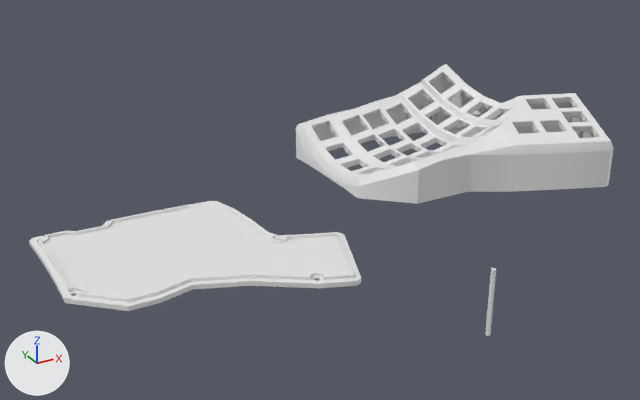
Before and after pictures for a commit that changed the Blender file left.blend.
Rendered twice from a camera (50 mm lens) standing at (-345.0, -468.0, 227.0) and looking at (-86.0, 3.0, -9.0). Arrows for +X, +Y and +Z are at lower left; the lights stay in place.

Objects in the first picture: 'Cylinder', 'Left_bottom_plate', 'left'.
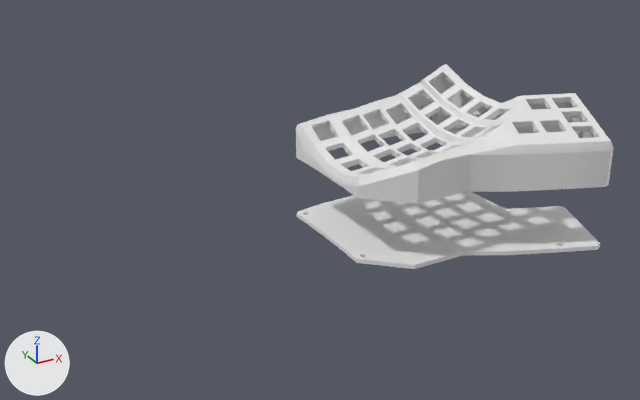
Commit message: removed 'betterbr buttom plate' going with default plate as it fits better, also increased the width of the plate to 0.3cm

Location of each change, [x1, y1, x2, y2] in pixels of the pictures (640 x 400 px):
'Left_bottom_plate', deleted
    before: [29, 201, 361, 311]
'bottom_left', added
    after: [297, 192, 600, 269]
'Cylinder', deleted
    before: [485, 268, 496, 336]

The change in detail:
Mesh me_bottom_right is new.
It has 573 vertices, 971 faces and spans x -105.0..74.0, y -86.0..69.0, z -1.0..2.0.
Object 'Left_bottom_plate' (ob_left_bottom_plate) is deleted.
Object 'Cylinder' (ob_cylinder) is deleted.
Object 'bottom_left' (ob_bottom_left) is new; it shows me_bottom_right.
Its location is (0.0, 0.0, -45.8).
Its rotation in degrees is (0, 0, 180).
Its scale is (1.0, -1.0, 1.0).
